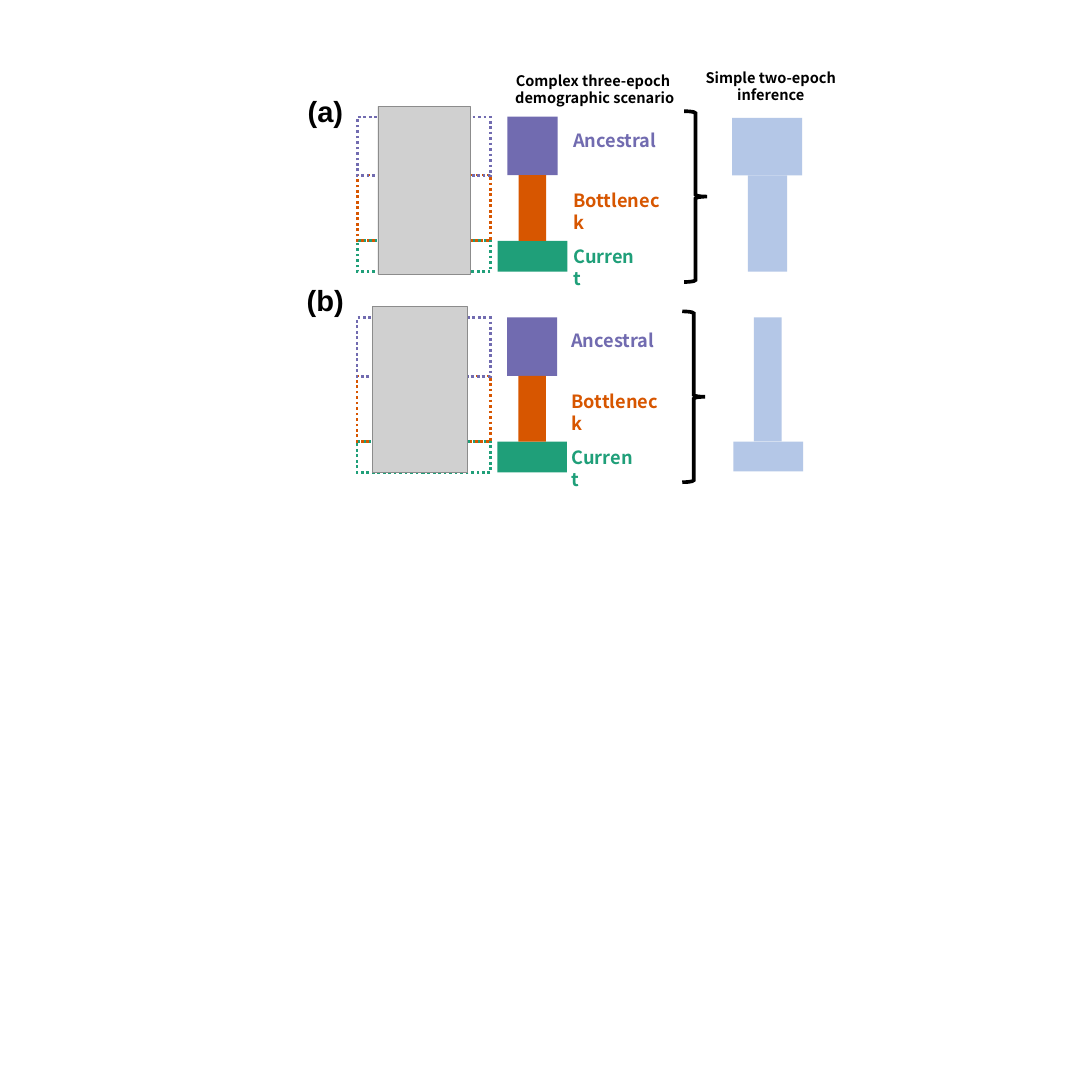
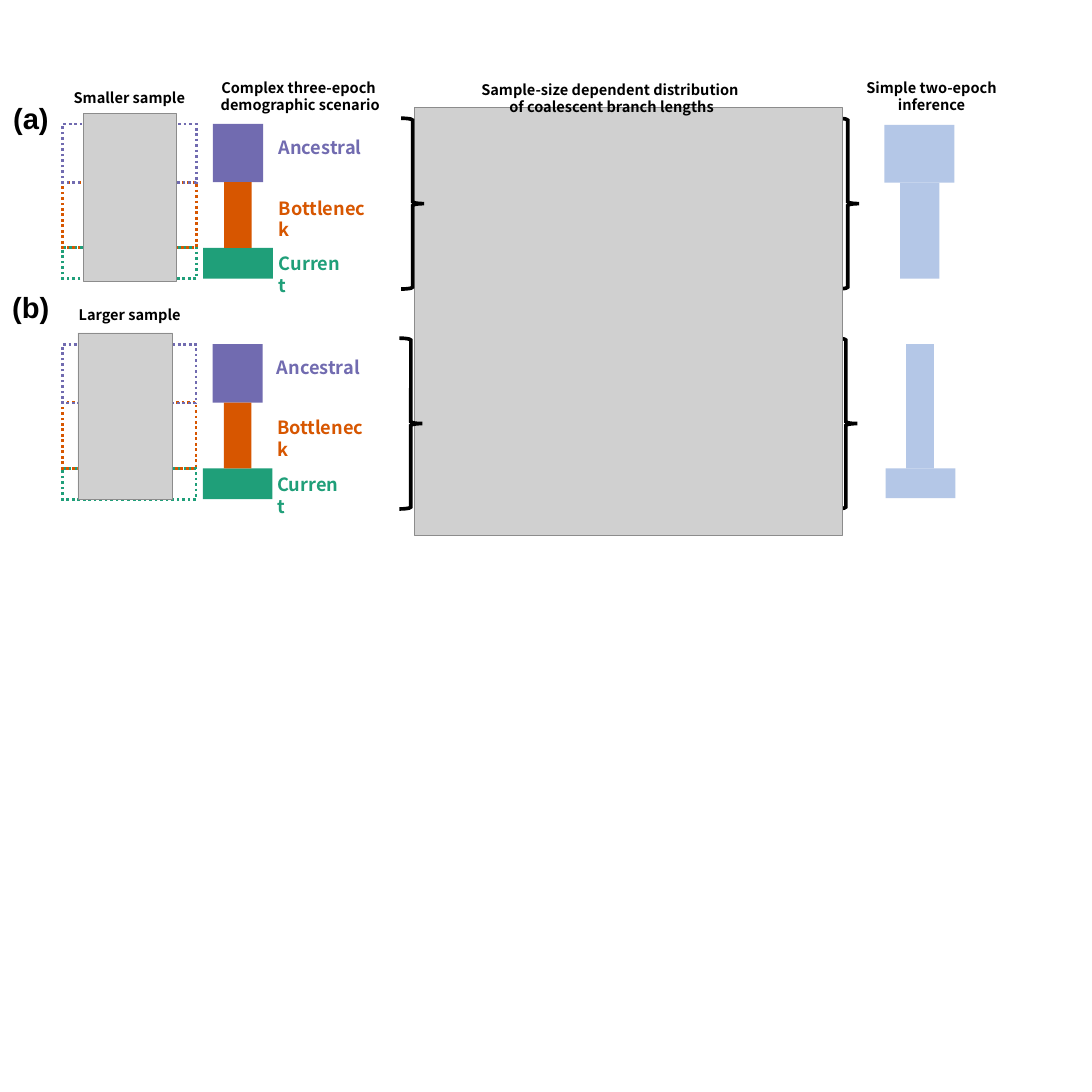
Before and after one commit to jon-mah/sample_size_demography, a slide deck: slide 13 of Summary/figures.pptx (slide 14 before the commit). Drawn at 1092x1092 pixels with LibreOffice and Linux fonts; fonts in the diff are those of the drawing; grey boxes stand for pictures. Boxes give left, top, right and bottom in pixels: in the first picture for what was removed or moved away, otherwise in the second. Text is boxed around its words. In the diff, an @@ line names an element or a change of style, - is before the commit and + after.

```diff
--- a/Summary/figures.pptx
+++ b/Summary/figures.pptx
@@ text "Complex three-epoch": place and size @@
-text "Complex three-epoch" at [515, 74, 674, 107]
+text "Complex three-epoch" at [221, 81, 380, 114]
@@ text added at [481, 83, 738, 116], 24 pt, text #000000, bold @@
+Sample-size dependent distribution
+of coalescent branch lengths
@@ text "Simple two-epoch": place and size @@
-text "Simple two-epoch" at [706, 71, 836, 101]
+text "Simple two-epoch" at [866, 81, 997, 111]
@@ text added at [74, 91, 185, 106], 24 pt, text #000000, bold @@
+Smaller sample
@@ right brace added at [401, 118, 424, 289], outline #000000 6 pt @@
@@ picture added at [414, 107, 843, 536] @@
@@ 6 rectangles, 5 texts, 1 picture: place and size @@
-6 rectangles, 5 texts, 1 picture at [307, 101, 674, 316]
+6 rectangles, 5 texts, 1 picture at [12, 108, 380, 323]
@@ 2 rectangles, 1 right brace: place and size @@
-2 rectangles, 1 right brace at [684, 111, 802, 282]
+2 rectangles, 1 right brace at [836, 118, 954, 289]
@@ text added at [79, 308, 180, 324], 24 pt, text #000000, bold @@
+Larger sample
@@ right brace added at [399, 338, 422, 509], outline #000000 6 pt @@
@@ 2 rectangles, 1 right brace: place and size @@
-2 rectangles, 1 right brace at [682, 311, 803, 482]
+2 rectangles, 1 right brace at [834, 338, 955, 509]
@@ 6 rectangles, 3 texts, 1 picture: place and size @@
-6 rectangles, 3 texts, 1 picture at [357, 306, 673, 473]
+6 rectangles, 3 texts, 1 picture at [62, 333, 378, 499]
```
Also in this commit, not shown: 1 other slide changed, 1 slide removed, 29 other files.
